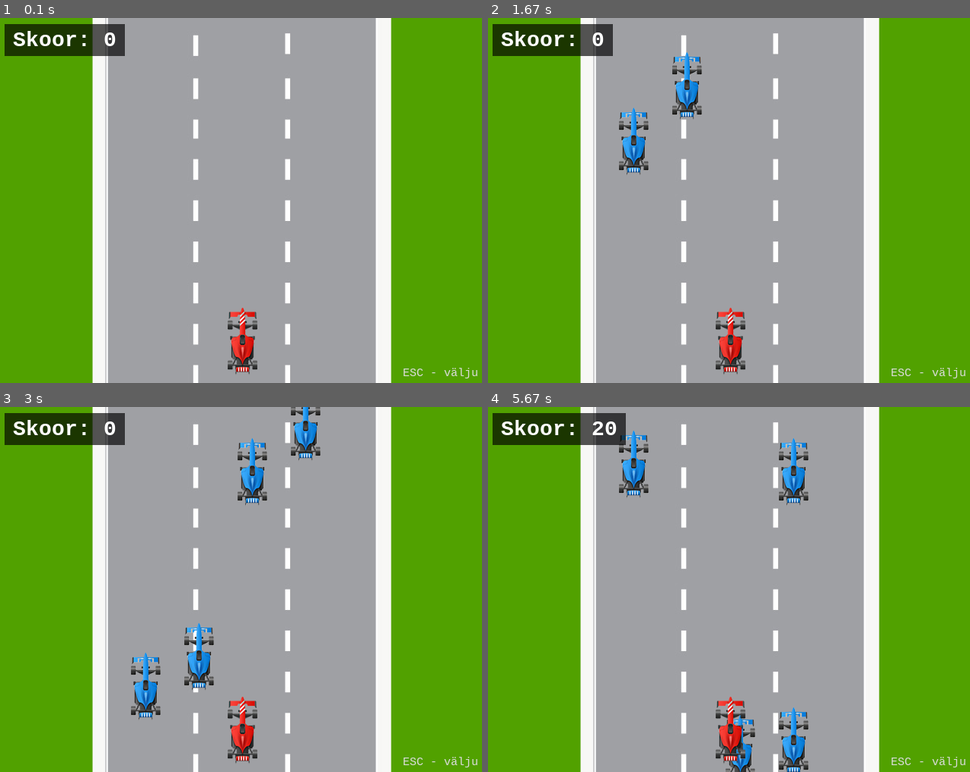
Above: before the commit, frames 1-4 (two rows, left to right).
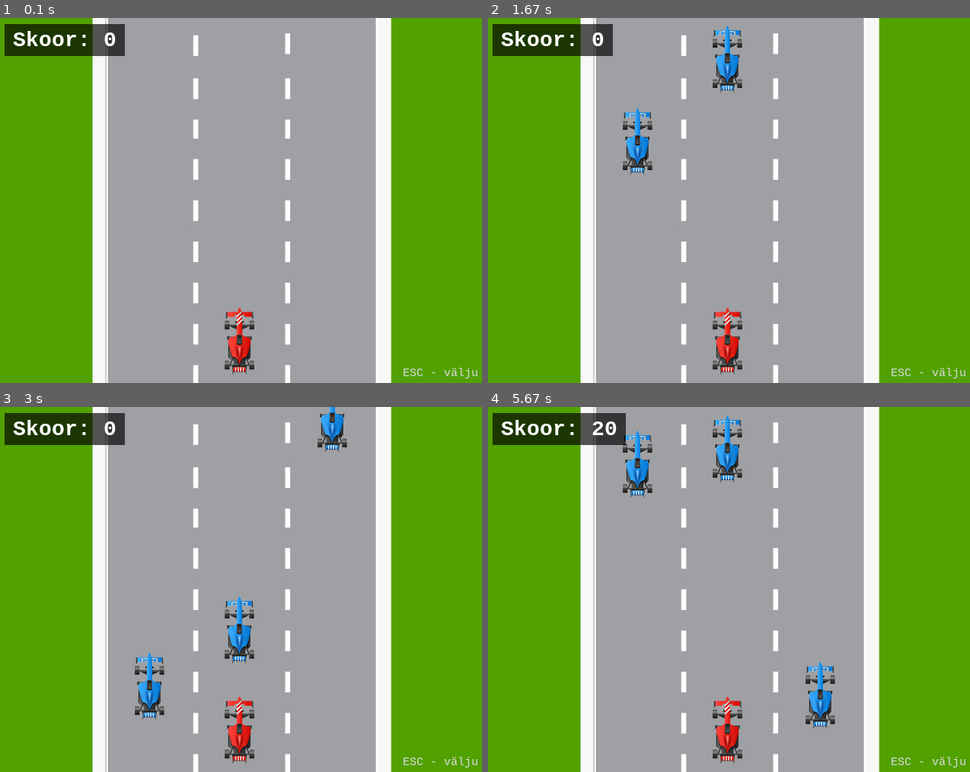
Above: after the commit, the same moments.

Repository: kevkorgmaa/tarkarendus
Game: pygame game, started from animeerimine/auto.py
Same seed, same stepped clock (60 frames per second), same inputs: the game is played once before the commit and once after it.
Inputs:
- Up to frame 1 (0.1 s): no input
- Up to frame 2 (1.67 s): no input
- Up to frame 3 (3 s): no input
- Up to frame 4 (5.67 s): no input

The runs differ from the first frame. In frame 1, 0.7% of the frame differs, in the area x 46-54%, y 79-98%; in frame 2, 2.8%; in frame 3, 4.5%, in the area x 27-73%, y 0-98%; in frame 4, 4.5%.

Commit message:
uuendatud

Diff:
--- a/animeerimine/auto.py
+++ b/animeerimine/auto.py
@@ -32,42 +32,32 @@
 red_img = pygame.transform.scale(red_img_raw, (CAR_W, CAR_H))
 blue_img = pygame.transform.scale(blue_img_raw, (CAR_W, CAR_H))
 
-# tee piirid
-ROAD_LEFT = 148
-ROAD_RIGHT = 492
-
-# sõidurajad (x-koordinaadid)
-LANES = [
-    ROAD_LEFT + 45,
-    ROAD_LEFT + 115,
-    ROAD_LEFT + 185,
-    ROAD_LEFT + 255,
-]
+# 3 raja keskpunktid vastavalt taustapildile
+# tee: x=148 kuni x=492, kriipsud x=248 ja x=384 juures
+LANES = [198, 316, 438]
 
 
 # vastaste auto klass
 class BlueCar:
     def __init__(self, lane_idx, start_y):
-        self.lane = lane_idx  # millises reas
-        self.x = LANES[lane_idx]  # x asukoht
-        self.y = float(start_y)  # y asukoht
+        self.lane = lane_idx          # millises reas
+        self.x = LANES[lane_idx]      # x määratakse üks kord, ei muutu
+        self.y = float(start_y)       # y asukoht
         self.speed = random.uniform(2.0, 4.0)  # suvaline kiirus
 
     def update(self):
         self.y += self.speed  # liigub alla
 
-        # kui jõuab ekraanist välja
+        # kui jõuab ekraanist välja — tagasi üles, SAMA raja peal
         if self.y > H + CAR_H:
-            self.y = float(random.randint(-150, -CAR_H))  # tagasi üles
-            self.lane = random.randint(0, len(LANES) - 1)  # uus rada
-            self.x = LANES[self.lane]
+            self.y = float(random.randint(-150, -CAR_H))
             self.speed = random.uniform(2.0, 4.0)
             return True  # annab märku skooriks
         return False
 
     def draw(self, surf):
-        rect = blue_img.get_rect(center=(self.x, int(self.y)))  # keskpunkt
-        surf.blit(blue_img, rect)  # joonistab auto
+        rect = blue_img.get_rect(center=(self.x, int(self.y)))
+        surf.blit(blue_img, rect)
 
 
 # skoori kuvamine
@@ -86,23 +76,21 @@
 def main():
     score = 0  # algskoor
 
-    # mängija auto asukoht
-    red_x = W // 2
+    # mängija auto algasukoht — keskmises rajas
+    red_x = LANES[1]
     red_y = H - CAR_H // 2 - 10
 
+    # üks auto igale rajale
     blue_cars = []
-
-    # loob 4 vastast
-    for i in range(4):
-        lane = i % len(LANES)
-        start_y = -CAR_H - i * 115
-        blue_cars.append(BlueCar(lane, start_y))
+    for i in range(3):
+        start_y = -CAR_H - i * 150
+        blue_cars.append(BlueCar(i, start_y))
 
     running = True
     while running:
         clock.tick(60)  # 60 FPS
 
-        # sündmused (exit jne)
+        # sündmused
         for event in pygame.event.get():
             if event.type == pygame.QUIT:
                 running = False
--- /dev/null
+++ b/animeerimine/pingpong.py
@@ -0,0 +1,196 @@
+import pygame
+import sys
+import os
+
+pygame.init()
+
+# --- Seaded ---
+SCREEN_W, SCREEN_H = 640, 480
+FPS = 60
+
+BALL_SIZE = 20
+PAD_W, PAD_H = 120, 20
+PAD_Y = int(SCREEN_H / 1.5)
+BALL_SPEED_X = 4
+BALL_SPEED_Y = 4
+PAD_SPEED = 3
+
+MISS_COLOR = (200, 50, 50)
+HIT_COLOR  = (80, 255, 160)
+TEXT_COLOR = (240, 192, 64)
+
+screen = pygame.display.set_mode((SCREEN_W, SCREEN_H))
+pygame.display.set_caption("Ping-Pong")
+clock = pygame.time.Clock()
+
+font = pygame.font.SysFont("monospace", 22, bold=True)
+
+script_dir = os.path.dirname(os.path.abspath(__file__))
+
+# Laadi palli pilt
+try:
+    ball_img = pygame.image.load(os.path.join(script_dir, "ball-1.png")).convert_alpha()
+    ball_img = pygame.transform.scale(ball_img, (BALL_SIZE, BALL_SIZE))
+    use_ball_img = True
+except Exception:
+    use_ball_img = False
+
+# Laadi aluse pilt
+try:
+    pad_img_raw = pygame.image.load(os.path.join(script_dir, "pad.png")).convert_alpha()
+    pad_img = pygame.transform.scale(pad_img_raw, (PAD_W, PAD_H))
+    use_pad_img = True
+except Exception:
+    use_pad_img = False
+
+# --- Mängu olek ---
+ball_x = float(SCREEN_W // 2)
+ball_y = float(SCREEN_H // 3)
+ball_vx = float(BALL_SPEED_X)
+ball_vy = float(BALL_SPEED_Y)
+
+pad_x = float((SCREEN_W - PAD_W) // 2)
+pad_vx = float(PAD_SPEED)
+
+score = 0
+flash_timer = 0
+game_over = False
+
+def draw_background():
+    screen.fill((30, 30, 60))
+    grid_col = (40, 40, 80)
+    for x in range(0, SCREEN_W, 40):
+        pygame.draw.line(screen, grid_col, (x, 0), (x, SCREEN_H))
+    for y in range(0, SCREEN_H, 40):
+        pygame.draw.line(screen, grid_col, (0, y), (SCREEN_W, y))
+
+def draw_ball():
+    bx = int(ball_x - BALL_SIZE / 2)
+    by = int(ball_y - BALL_SIZE / 2)
+    if use_ball_img:
+        screen.blit(ball_img, (bx, by))
+    else:
+        pygame.draw.circle(screen, (255, 100, 30), (int(ball_x), int(ball_y)), BALL_SIZE // 2)
+
+def draw_pad():
+    px = int(pad_x)
+    if use_pad_img:
+        screen.blit(pad_img, (px, PAD_Y))
+    else:
+        color = HIT_COLOR if flash_timer < 0 else (240, 192, 64)
+        pygame.draw.rect(screen, color, (px, PAD_Y, PAD_W, PAD_H), border_radius=6)
+
+def draw_score():
+    color = MISS_COLOR if score < 0 else HIT_COLOR if score > 0 else TEXT_COLOR
+    prefix = "+" if score > 0 else ""
+    label = font.render(f"Skoor: {prefix}{score}", True, color)
+    screen.blit(label, (12, 10))
+
+def draw_flash():
+    if flash_timer > 0:
+        alpha = int(flash_timer / 20 * 80)
+        overlay = pygame.Surface((SCREEN_W, SCREEN_H), pygame.SRCALPHA)
+        overlay.fill((255, 0, 0, alpha))
+        screen.blit(overlay, (0, 0))
+    elif flash_timer < 0:
+        alpha = int(-flash_timer / 10 * 60)
+        overlay = pygame.Surface((SCREEN_W, SCREEN_H), pygame.SRCALPHA)
+        overlay.fill((80, 255, 160, alpha))
+        screen.blit(overlay, (0, 0))
+
+def draw_game_over():
+    overlay = pygame.Surface((SCREEN_W, SCREEN_H), pygame.SRCALPHA)
+    overlay.fill((0, 0, 0, 160))
+    screen.blit(overlay, (0, 0))
+    big_font = pygame.font.SysFont("monospace", 40, bold=True)
+    small_font = pygame.font.SysFont("monospace", 18)
+    txt1 = big_font.render("MÄNG LÄBI", True, (255, 80, 80))
+    txt2 = small_font.render(f"Lõpptulemus: {score}", True, (240, 192, 64))
+    txt3 = small_font.render("Vajuta R uuesti mängimiseks", True, (180, 180, 180))
+    screen.blit(txt1, txt1.get_rect(center=(SCREEN_W//2, SCREEN_H//2 - 50)))
+    screen.blit(txt2, txt2.get_rect(center=(SCREEN_W//2, SCREEN_H//2 + 10)))
+    screen.blit(txt3, txt3.get_rect(center=(SCREEN_W//2, SCREEN_H//2 + 50)))
+
+def reset():
+    global ball_x, ball_y, ball_vx, ball_vy, pad_x, pad_vx, score, flash_timer, game_over
+    ball_x = float(SCREEN_W // 2)
+    ball_y = float(SCREEN_H // 3)
+    ball_vx = float(BALL_SPEED_X)
+    ball_vy = float(BALL_SPEED_Y)
+    pad_x = float((SCREEN_W - PAD_W) // 2)
+    pad_vx = float(PAD_SPEED)
+    score = 0
+    flash_timer = 0
+    game_over = False
+
+# --- Peaahel ---
+while True:
+    for event in pygame.event.get():
+        if event.type == pygame.QUIT:
+            pygame.quit(); sys.exit()
+        if event.type == pygame.KEYDOWN:
+            if event.key == pygame.K_r:
+                reset()
+            if event.key == pygame.K_ESCAPE:
+                pygame.quit(); sys.exit()
+
+    if not game_over:
+        ball_x += ball_vx
+        ball_y += ball_vy
+
+        if ball_x - BALL_SIZE/2 <= 0:
+            ball_x = BALL_SIZE/2
+            ball_vx = abs(ball_vx)
+        if ball_x + BALL_SIZE/2 >= SCREEN_W:
+            ball_x = SCREEN_W - BALL_SIZE/2
+            ball_vx = -abs(ball_vx)
+
+        if ball_y - BALL_SIZE/2 <= 0:
+            ball_y = BALL_SIZE/2
+            ball_vy = abs(ball_vy)
+
+        # Kokkupõrge alusega
+        if (ball_vy > 0 and
+                ball_y + BALL_SIZE/2 >= PAD_Y and
+                ball_y + BALL_SIZE/2 <= PAD_Y + PAD_H + 6 and
+                pad_x <= ball_x <= pad_x + PAD_W):
+            ball_vy = -abs(ball_vy)
+            ball_y = PAD_Y - BALL_SIZE/2
+            rel = (ball_x - (pad_x + PAD_W/2)) / (PAD_W/2)
+            ball_vx = rel * 6
+            if abs(ball_vx) < 1:
+                ball_vx = 1.0 if ball_vx >= 0 else -1.0
+            score += 1
+            flash_timer = -10
+
+        # Miss
+        if ball_y - BALL_SIZE/2 > SCREEN_H:
+            score -= 1
+            flash_timer = 20
+            ball_x = float(SCREEN_W // 2)
+            ball_y = float(SCREEN_H // 3)
+            ball_vx = float(BALL_SPEED_X)
+            ball_vy = float(BALL_SPEED_Y)
+            if score <= -5:
+                game_over = True
+
+        # Alus liigub
+        pad_x += pad_vx
+        if pad_x <= 0:
+            pad_x = 0; pad_vx = abs(pad_vx)
+        if pad_x + PAD_W >= SCREEN_W:
+            pad_x = SCREEN_W - PAD_W; pad_vx = -abs(pad_vx)
+
+        if flash_timer > 0: flash_timer -= 1
+        elif flash_timer < 0: flash_timer += 1
+
+    draw_background()
+    draw_flash()
+    draw_pad()
+    draw_ball()
+    draw_score()
+    if game_over:
+        draw_game_over()
+
+    pygame.display.flip()
+    clock.tick(FPS)
Binary file added: animeerimine/ball-1.png
Binary file added: animeerimine/pad.png
